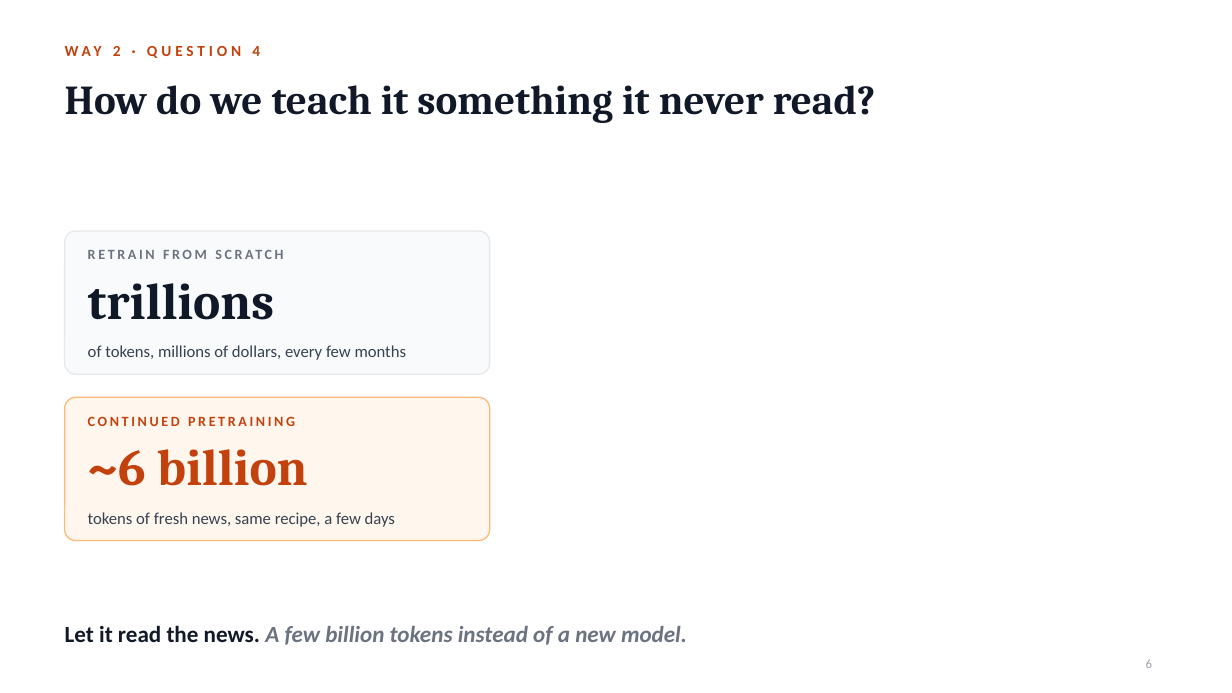
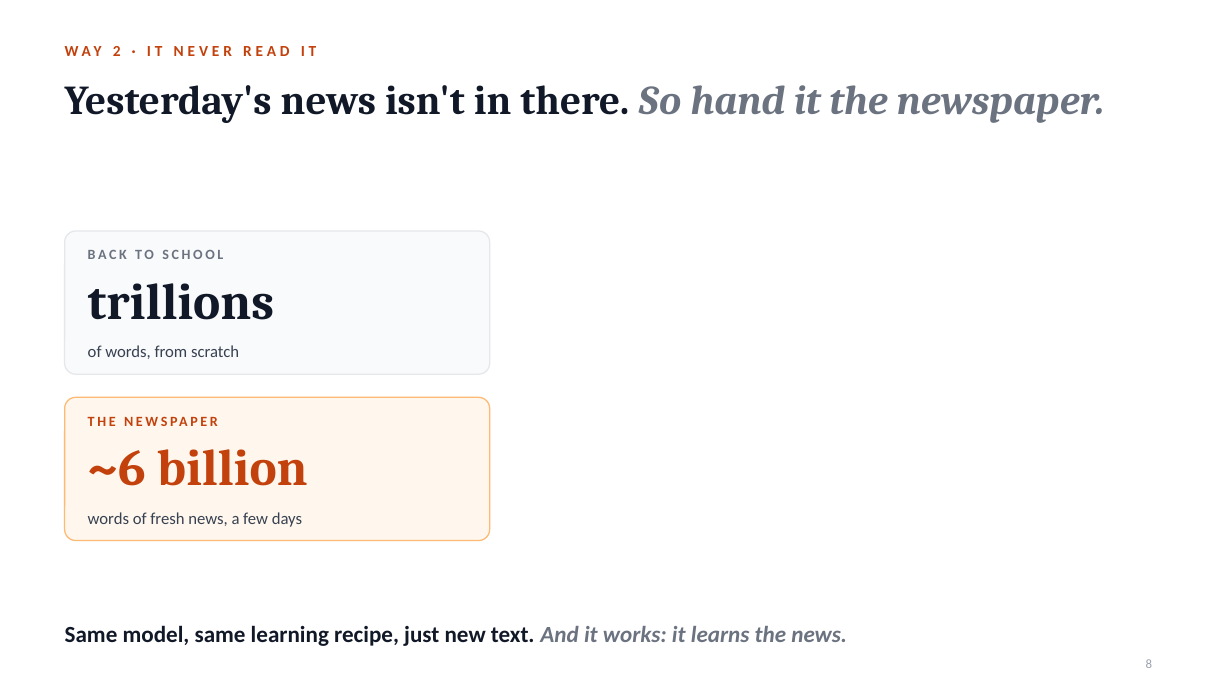
Before and after one commit to notagit3650/Claude_expo_repo_36501, a slide deck: slide 8 of slides/Retrain_or_teach.pptx (slide 6 before the commit). Drawn at 1232x693 pixels with LibreOffice and Linux fonts; fonts in the diff are those of the drawing. Boxes give left, top, right and bottom in pixels: in the first picture for what was removed or moved away, otherwise in the second. Text is boxed around its words. In the diff, an @@ line names an element or a change of style, - is before the commit and + after.

```diff
--- a/slides/Retrain_or_teach.pptx
+++ b/slides/Retrain_or_teach.pptx
@@ text at [65,46,121,56]: text changed @@
-WAY 2 · QUESTION 4
+WAY 2 · IT NEVER READ IT
@@ title at [65,85,1105,123]: text changed @@
-How do we teach it something it never read?
+Yesterday's news isn't in there. So hand it the newspaper.
@@ text at [88,250,223,259]: text changed @@
-RETRAIN FROM SCRATCH
+BACK TO SCHOOL
@@ text at [88,345,239,359]: text changed @@
-of tokens, millions of dollars, every few months
+of words, from scratch
@@ text at [88,416,295,426]: text changed @@
-CONTINUED PRETRAINING
+THE NEWSPAPER
@@ text at [88,512,302,527]: text changed @@
-tokens of fresh news, same recipe, a few days
+words of fresh news, a few days
@@ text at [65,625,847,646]: text changed; text colour #6B7280 to #111827; italic off @@
-Let it read the news. A few billion tokens instead of a new model.
+Same model, same learning recipe, just new text. And it works: it learns the news.
```
Also in this commit, not shown: 8 other slides changed, 4 slides added, 2 slides removed, 2 other files.
